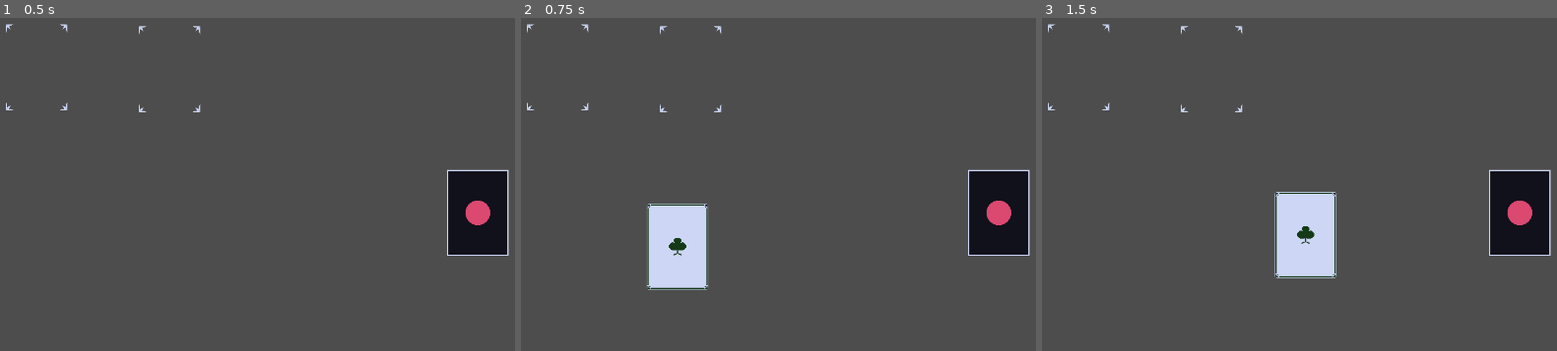
Above: before the commit, frames 1-3 (left to right).
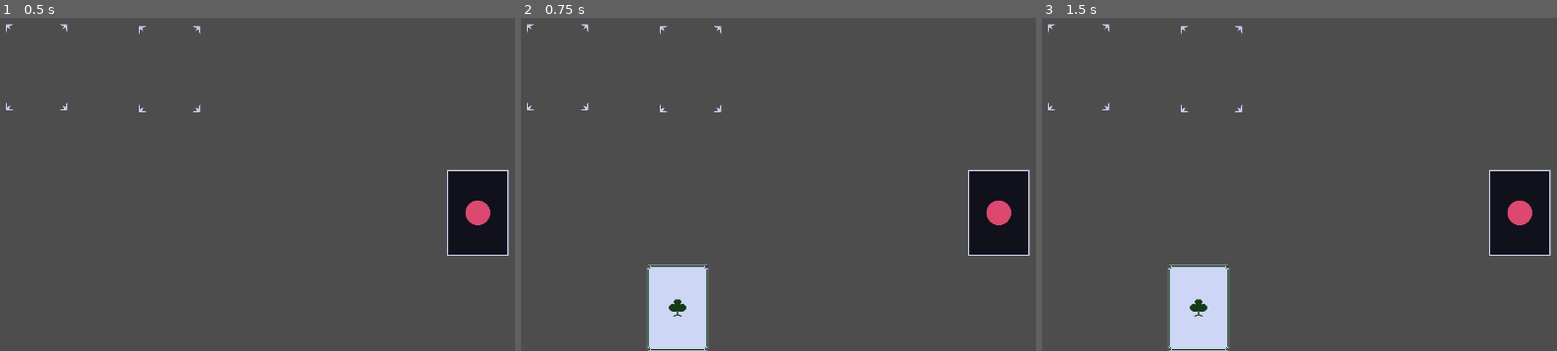
Above: after the commit, the same moments.

Repository: Ilwel/card-game-starter-pack
Game: Godot game, scene res://Scenes/MainExamples/MainBalatroTest.tscn
Two runs of this game, one before a commit and one after it. Both use one fixed random seed, a clock stepped at 60 frames per second and the inputs below.
Inputs (mouse positions are in pixels of both pictures, inside the frame that each line leads up to):
- Up to frame 1 (0.5 s): no input
- Up to frame 2 (0.75 s): tap Enter at 0.5 s; drag from (999, 214) to (690, 67) at 0.52 s
- Up to frame 3 (1.5 s): tap Space at 1.25 s; drag from (1196, 247) to (1520, 214) at 1.27 s

Frame 1 is identical in both runs. In frame 2, 4.5% of the frame differs, in the area x 24-37%, y 55-100%; in frame 3, 6.2%, in the area x 24-58%, y 52-100%.

Commit message:
feat: hand highlight

Diff:
--- a/Scenes/Cards/Card.tscn
+++ b/Scenes/Cards/Card.tscn
@@ -10,7 +10,9 @@
 [node name="Card" type="Node2D"]
 script = ExtResource("1_58ae4")
 
-[node name="CardSprite" type="Sprite2D" parent="."]
+[node name="FaceCard" type="Node2D" parent="."]
+
+[node name="CardSprite" type="Sprite2D" parent="FaceCard"]
 texture = ExtResource("2_rd7hj")
 
 [node name="CardBackSprite" type="Sprite2D" parent="."]
--- /dev/null
+++ b/Scenes/Hands/HandHighlight.tscn
@@ -0,0 +1,9 @@
+[gd_scene load_steps=3 format=3 uid="uid://cxeg8cwyt012d"]
+
+[ext_resource type="Script" uid="uid://becen2jb2lq6k" path="res://Scripts/HandHighlight.gd" id="1_1utmi"]
+[ext_resource type="PackedScene" uid="uid://dqkdicyibcc81" path="res://Scenes/CardManager.tscn" id="2_tmio5"]
+
+[node name="HandHighlight" type="Node2D"]
+script = ExtResource("1_1utmi")
+
+[node name="CardManager" parent="." instance=ExtResource("2_tmio5")]
--- a/Scenes/MainExamples/MainBalatroTest.tscn
+++ b/Scenes/MainExamples/MainBalatroTest.tscn
@@ -2,7 +2,7 @@
 
 [ext_resource type="PackedScene" uid="uid://c76xrtcqxpntm" path="res://Scenes/Hands/HandBalatro.tscn" id="1_djouo"]
 [ext_resource type="PackedScene" uid="uid://l1gxjt6we0nk" path="res://Scenes/Deck.tscn" id="2_dysry"]
-[ext_resource type="PackedScene" uid="uid://brwg7gyk7w647" path="res://Scenes/Slot.tscn" id="3_dysry"]
+[ext_resource type="PackedScene" uid="uid://brwg7gyk7w647" path="res://Scenes/CardSlot.tscn" id="3_dysry"]
 
 [node name="MainBalatroTest" type="Node2D"]
 
--- a/Scenes/MainExamples/MainHandTest.tscn
+++ b/Scenes/MainExamples/MainHandTest.tscn
@@ -2,7 +2,7 @@
 
 [ext_resource type="PackedScene" uid="uid://cvl8j2086bm7e" path="res://Scenes/Hands/Hand.tscn" id="1_q73k7"]
 [ext_resource type="PackedScene" uid="uid://l1gxjt6we0nk" path="res://Scenes/Deck.tscn" id="2_ydqno"]
-[ext_resource type="PackedScene" uid="uid://brwg7gyk7w647" path="res://Scenes/Slot.tscn" id="3_631kj"]
+[ext_resource type="PackedScene" uid="uid://brwg7gyk7w647" path="res://Scenes/CardSlot.tscn" id="3_631kj"]
 
 [node name="MainHandTest" type="Node2D"]
 
--- /dev/null
+++ b/Scenes/MainExamples/MainHighlight.tscn
@@ -0,0 +1,19 @@
+[gd_scene load_steps=4 format=3 uid="uid://px5tlomfiofa"]
+
+[ext_resource type="PackedScene" uid="uid://cxeg8cwyt012d" path="res://Scenes/Hands/HandHighlight.tscn" id="1_gyjh2"]
+[ext_resource type="PackedScene" uid="uid://l1gxjt6we0nk" path="res://Scenes/Deck.tscn" id="2_evlwa"]
+[ext_resource type="PackedScene" uid="uid://brwg7gyk7w647" path="res://Scenes/CardSlot.tscn" id="3_xrqyu"]
+
+[node name="MainHighlight" type="Node2D"]
+
+[node name="HandHighlight" parent="." instance=ExtResource("1_gyjh2")]
+
+[node name="Deck" parent="." node_paths=PackedStringArray("hand") instance=ExtResource("2_evlwa")]
+position = Vector2(1104, 456)
+hand = NodePath("../HandHighlight")
+
+[node name="Slot" parent="." instance=ExtResource("3_xrqyu")]
+position = Vector2(436, 314)
+
+[node name="Slot2" parent="." instance=ExtResource("3_xrqyu")]
+position = Vector2(636, 315)
--- a/Scripts/Card.gd
+++ b/Scripts/Card.gd
@@ -3,8 +3,10 @@
 @export var flipped = false
 
 @onready var card_back_sprite = $CardBackSprite
-@onready var card_sprite = $CardSprite
+@onready var face_card = $FaceCard
+@onready var card_sprite = $FaceCard/CardSprite
 @onready var card_collision = $CardArea/CardCollision
+@onready var default_face_position = face_card.position.y
 var card_id = ""
 
 signal click
@@ -25,5 +27,4 @@
 
 func load_sprite():
 	var card_path = "res://Assets/CardSprites/%s.png"  % card_id
-	print(card_path)
 	card_sprite.texture = load(card_path)
--- a/Scripts/CardManager.gd
+++ b/Scripts/CardManager.gd
@@ -3,6 +3,7 @@
 @onready var screen_size: Vector2 = get_viewport_rect().size
 var card_being_dragged: Card = null
 var current_time: float = 0.0
+var card_highlight = false
 
 func _ready() -> void:
 	pass
@@ -16,7 +17,7 @@
 			clamp(mouse_pos.y, 0, screen_size.y)
 		)
 		card_being_dragged.rotation = 0
-	elif is_instance_of(get_parent(), Hand):
+	elif is_instance_of(get_parent(), Hand) and not card_highlight:
 		var hand: Hand =  get_parent()
 		hand.reposition_cards()
 
@@ -29,10 +30,25 @@
 					start_drag(card)
 			elif card_being_dragged:
 					finish_drag()
+		elif event is InputEventMouseMotion and not card_being_dragged:
+			var card = raycast_check_for_card()
+			if card:
+				if is_instance_of(get_parent(), HandHighlight):
+					var hand: HandHighlight = get_parent()
+					hand.reposition_cards(card)
+					card_highlight = true
+			else:
+				if is_instance_of(get_parent(), HandHighlight):
+					var hand: HandHighlight = get_parent()
+					hand.reposition_cards()
+					card_highlight = false
 
 func start_drag(card: Card):
 	card_being_dragged = card
 	card_being_dragged.z_index = 1
+	if is_instance_of(get_parent(), HandHighlight):
+		var hand: HandHighlight = get_parent()
+		hand.reposition_cards()
 
 func handle_balatro_finish_drag():
 	var hand: HandBalatro = get_parent()
--- a/Scripts/Hand.gd
+++ b/Scripts/Hand.gd
@@ -1,8 +1,9 @@
 class_name Hand extends Node2D
 
 const CARD_WIDTH = 100
+const CARD_HEIGHT = 140
 const CARD_GAP = 10
-const ROW_Y = 550
+var row_y = 550
 
 var CardScene = preload("res://Scenes/Cards/Card.tscn")
 
@@ -11,7 +12,7 @@
 @onready var card_manager = $CardManager
 
 func _ready() -> void:
-	pass
+	row_y = get_viewport_rect().size.y - (CARD_HEIGHT / 2.0)
 
 func _process(_delta: float) -> void:
 	pass
@@ -39,7 +40,7 @@
 
 	for i in range(card_manager.get_children().size()):
 		var card = card_manager.get_children()[i]
-		var target_pos := Vector2(start_x + i * (CARD_WIDTH + CARD_GAP), ROW_Y)
+		var target_pos := Vector2(start_x + i * (CARD_WIDTH + CARD_GAP), row_y)
 		update_card_transform(card, target_pos)
 
 func add_card(card_id, source) -> void:
--- a/Scripts/HandBalatro.gd
+++ b/Scripts/HandBalatro.gd
@@ -4,7 +4,7 @@
 @onready var highlight_cards = []
 
 func _ready() -> void:
-	pass
+	super._ready()
 
 func _process(_delta: float) -> void:
 	pass
@@ -18,8 +18,8 @@
 
 	for i in range(card_manager.get_children().size()):
 		var card = card_manager.get_children()[i]
-		var target_y = ROW_Y
+		var target_y = row_y
 		if highlight_cards.has(card):
-			target_y -= 64
+			target_y -= CARD_HEIGHT / 2.0
 		var target_pos := Vector2(start_x + i * (CARD_WIDTH + CARD_GAP), target_y)
 		update_card_transform(card, target_pos)
--- /dev/null
+++ b/Scripts/HandHighlight.gd
@@ -0,0 +1,30 @@
+class_name HandHighlight extends Hand
+
+func _ready() -> void:
+	super._ready()
+
+func _process(_delta: float) -> void:
+	pass
+
+func update_card_transform_highlight(card: Card, target_pos: Vector2, face_pos_y) -> Tween:
+	target_pos = Vector2(round(target_pos.x), round(target_pos.y))
+	var tween := Globals.create_custom_tween(Tween.TRANS_BACK, Tween.EASE_OUT)
+
+	tween.tween_property(card, "global_position", target_pos, 0.15)
+	tween.tween_property(card.face_card, "position:y", face_pos_y, 0.15)
+	return tween
+
+func reposition_cards(highlight: Card = null) -> void:
+	var count := card_manager.get_children().size()
+	if count == 0:
+		return
+
+	var start_x := _calc_start_x(count)
+
+	for i in range(card_manager.get_children().size()):
+		var card: Card = card_manager.get_children()[i]
+		var face_target_pos = card.default_face_position
+		if card == highlight:
+			face_target_pos -= CARD_HEIGHT / 2.0
+		var target_pos := Vector2(start_x + i * (CARD_WIDTH + CARD_GAP), row_y)
+		update_card_transform_highlight(card, target_pos, face_target_pos)
Renamed: Scenes/Slot.tscn -> Scenes/CardSlot.tscn
Not shown, added: Scripts/HandHighlight.gd.uid
